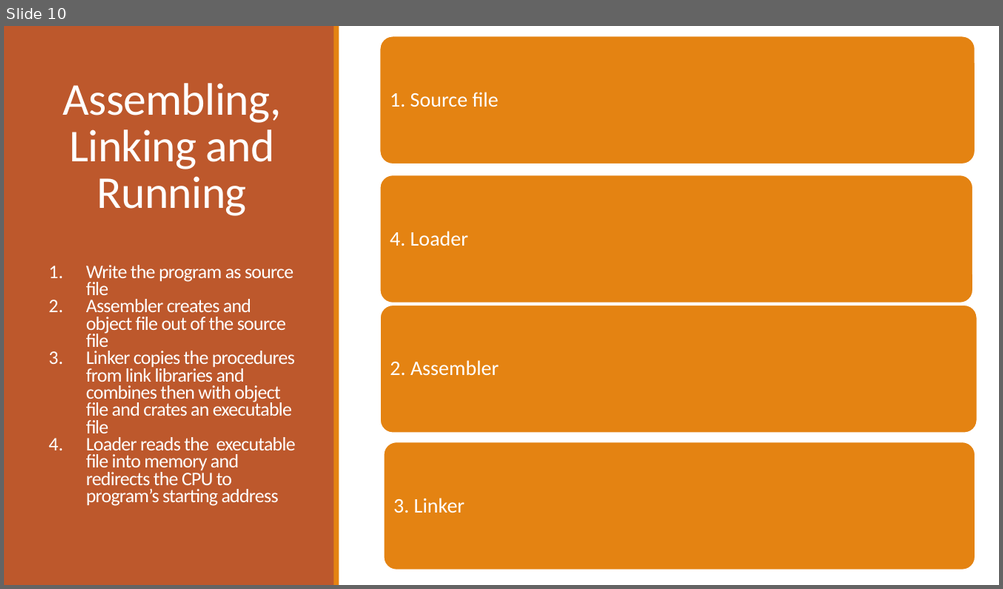
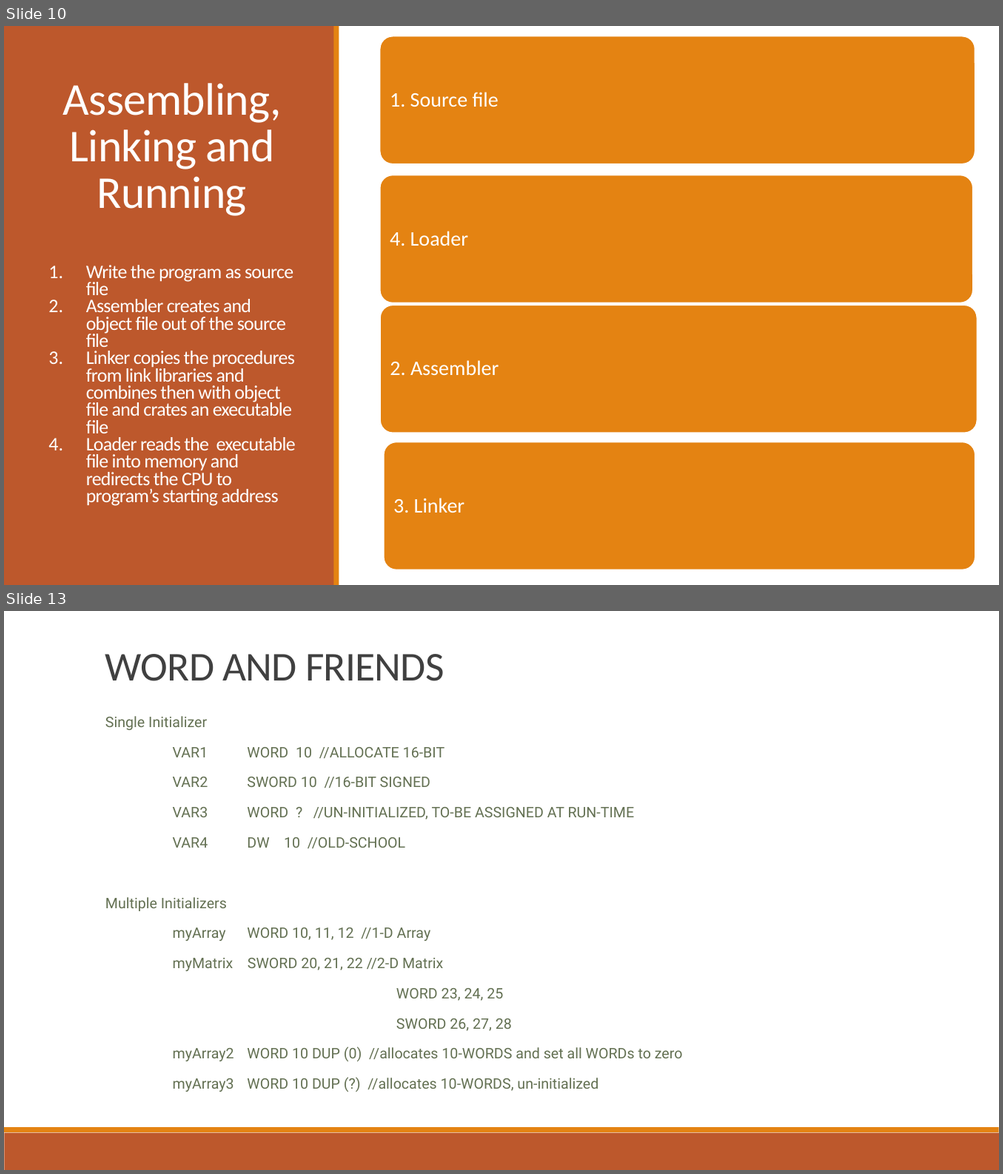
Before and after one commit to b1nch3f/Assembly-Language-Tutorials-for-Windows, a slide deck: 03 Assembly Language/Assembly Language.pptx. Shown one above the other, each under a label of ours: slide 10 before the commit, slides 10 and 13 after it; the slides between them are not shown. The pictures are 1003x589 and 1003x1174 pixels, drawn with LibreOffice and Linux fonts; fonts in the diff are those of the drawing. Boxes give left, top, right and bottom in pixels: in the first picture for what was removed or moved away, otherwise in the second. Text is boxed around its words. In the diff, an @@ line names an element or a change of style, - is before the commit and + after.

```diff
--- a/03 Assembly Language/Assembly Language.pptx
+++ b/03 Assembly Language/Assembly Language.pptx
@@ slide 13 added at (4,611,999,1170), background #FFFFFF @@
@@ title added at (105,654,444,681), 39.6 pt, text #404040 @@
+WORD AND FRIENDS
@@ subtitle added at (105,716,683,1092), 14 pt, text #637052 @@
+  Single Initializer
+  VAR1 WORD 10 //ALLOCATE 16-BIT
+  VAR2 SWORD 10 //16-BIT SIGNED
+  VAR3 WORD ? //UN-INITIALIZED, TO-BE ASSIGNED AT RUN-TIME
+  VAR4 DW 10 //OLD-SCHOOL
+  Multiple Initializers
+  myArray WORD 10, 11, 12 //1-D Array
+  myMatrix SWORD 20, 21, 22 //2-D Matrix
+  WORD 23, 24, 25
+  SWORD 26, 27, 28
+  myArray2 WORD 10 DUP (0) //allocates 10-WORDS and set all WORDs to zero
+  myArray3 WORD 10 DUP (?) //allocates 10-WORDS, un-initialized
@@ rectangle added at (4,1133,999,1170), fill #BD582C @@
@@ rectangle added at (4,1128,999,1133), fill #E48312 @@
```
Also in this commit, not shown: 2 slides changed, 9 other slides added.
